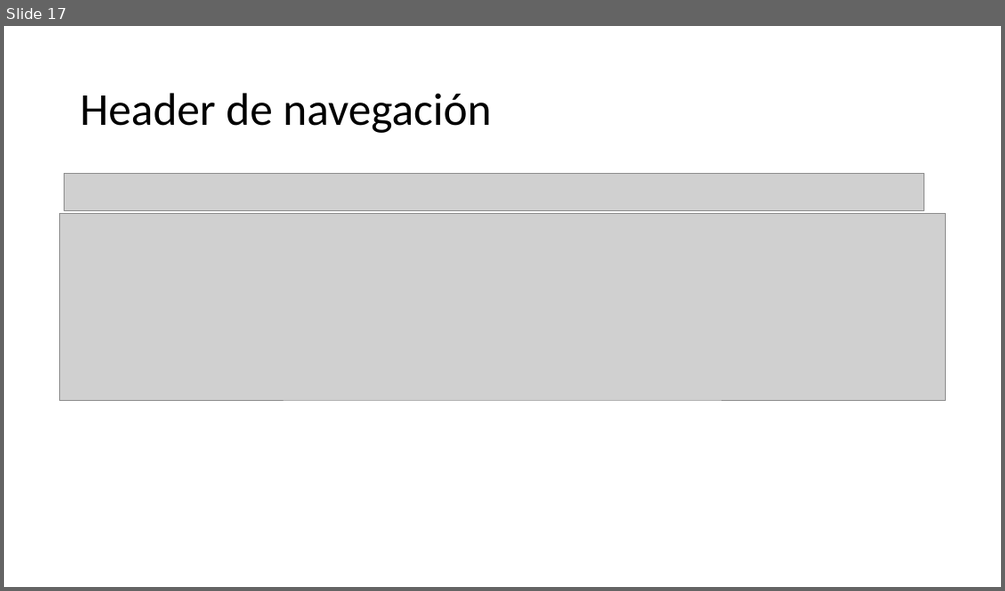
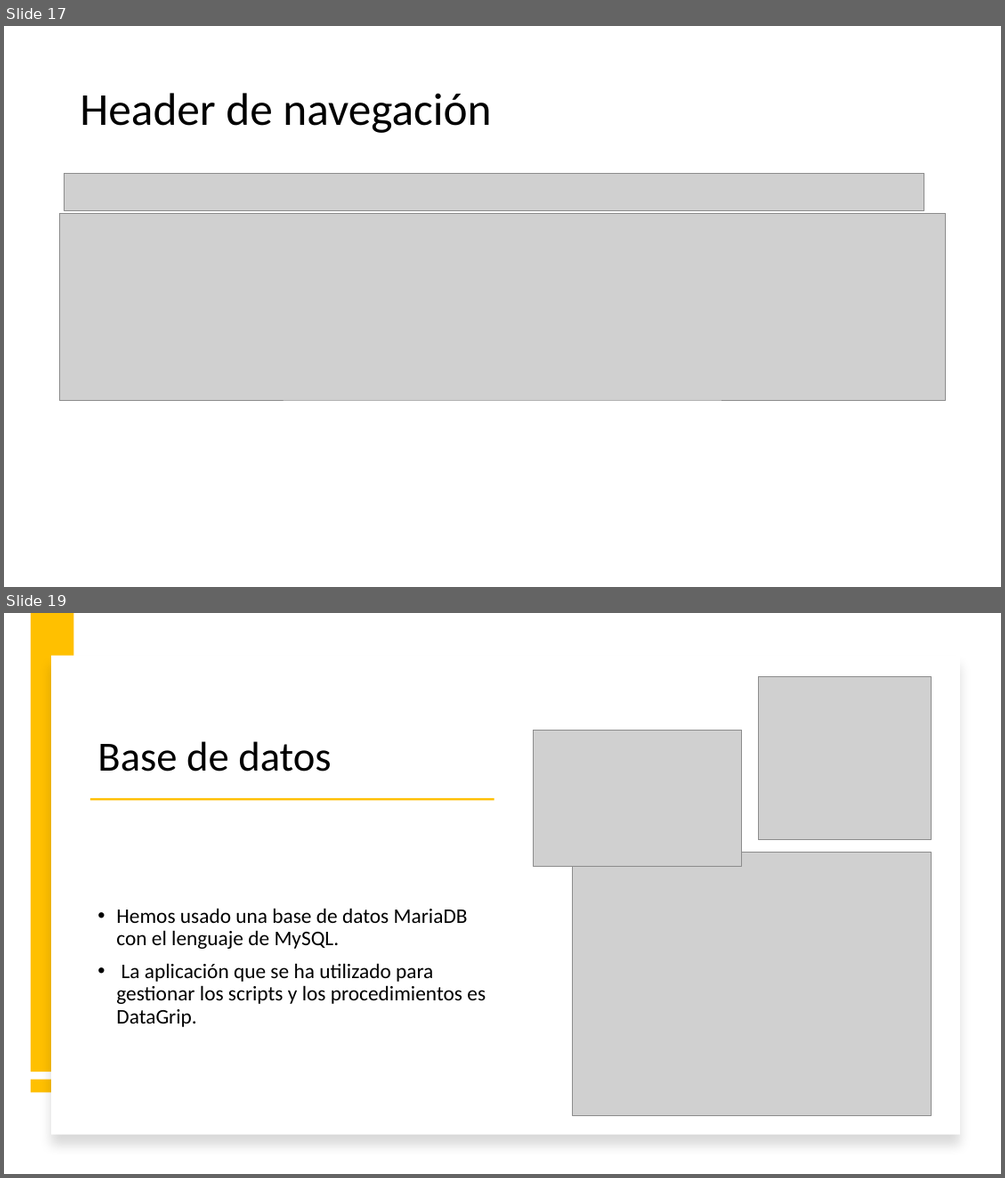
Before and after one commit to JiaChengZhang14/Proyecto_Grupal-ITV, a slide deck: comun/PresentacionITV.pptx. Shown one above the other, each under a label of ours: slide 17 before the commit, slides 17 and 19 after it; the slides between them are not shown. The pictures are 1005x591 and 1005x1178 pixels, drawn with LibreOffice and Linux fonts; fonts in the diff are those of the drawing; grey boxes stand for pictures. Boxes give left, top, right and bottom in pixels: in the first picture for what was removed or moved away, otherwise in the second. Text is boxed around its words. In the diff, an @@ line names an element or a change of style, - is before the commit and + after.

```diff
--- a/comun/PresentacionITV.pptx
+++ b/comun/PresentacionITV.pptx
@@ slide 19 added at (x1=4, y1=613, x2=1001, y2=1174), background #FFFFFF @@
@@ rectangle added at (x1=31, y1=613, x2=74, y2=1071), fill #FFC000 @@
@@ rectangle added at (x1=51, y1=656, x2=960, y2=1135), fill #FFFFFF @@
@@ picture added at (x1=759, y1=676, x2=931, y2=840) @@
@@ title added at (x1=97, y1=741, x2=331, y2=771), 40 pt, text #000000 @@
+Base de datos
@@ picture added at (x1=534, y1=730, x2=742, y2=866) @@
@@ rectangle added at (x1=90, y1=798, x2=494, y2=801), fill #FFC000 @@
@@ picture added at (x1=573, y1=852, x2=931, y2=1115) @@
@@ text added at (x1=116, y1=908, x2=485, y2=1027), 20 pt, text #000000 @@
+• Hemos usado una base de datos MariaDB con el lenguaje de MySQL.
+• La aplicación que se ha utilizado para gestionar los scripts y los procedimientos es DataGrip.
@@ rectangle added at (x1=31, y1=1078, x2=74, y2=1092), fill #FFC000 @@
```
Also in this commit, not shown: 9 slides changed, 6 other slides added, 1 slide removed, 2 other files.
